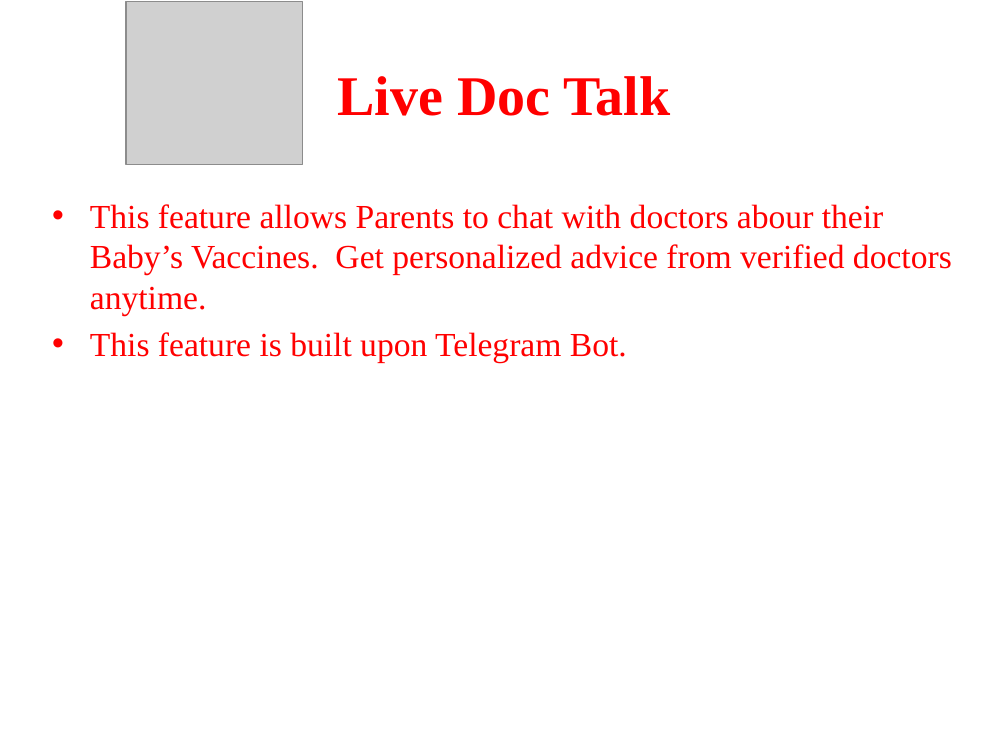
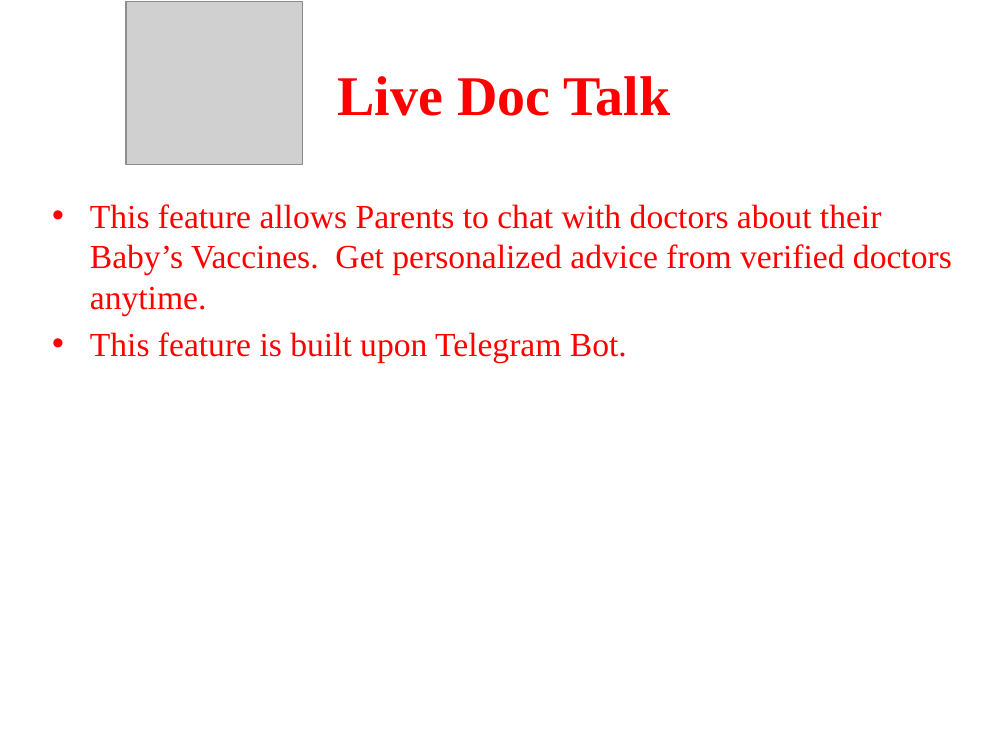
Before and after one commit to hackabit18/MSIT, a slide deck: slide 13 of BabyCare.pptx. Drawn at 1008x756 pixels with LibreOffice and Linux fonts; fonts in the diff are those of the drawing; grey boxes stand for pictures. Boxes give left, top, right and bottom in pixels: in the first picture for what was removed or moved away, otherwise in the second. Text is boxed around its words. In the diff, an @@ line names an element or a change of style, - is before the commit and + after.

```diff
--- a/BabyCare.pptx
+++ b/BabyCare.pptx
@@ text at [90,204,952,315]: text changed @@
-• This feature allows Parents to chat with doctors abour their Baby’s Vaccines. Get personalized advice from verified doctors anytime.
+• This feature allows Parents to chat with doctors about their Baby’s Vaccines. Get personalized advice from verified doctors anytime.
```
Also in this commit, not shown: 1 other slide changed, 1 other file.
